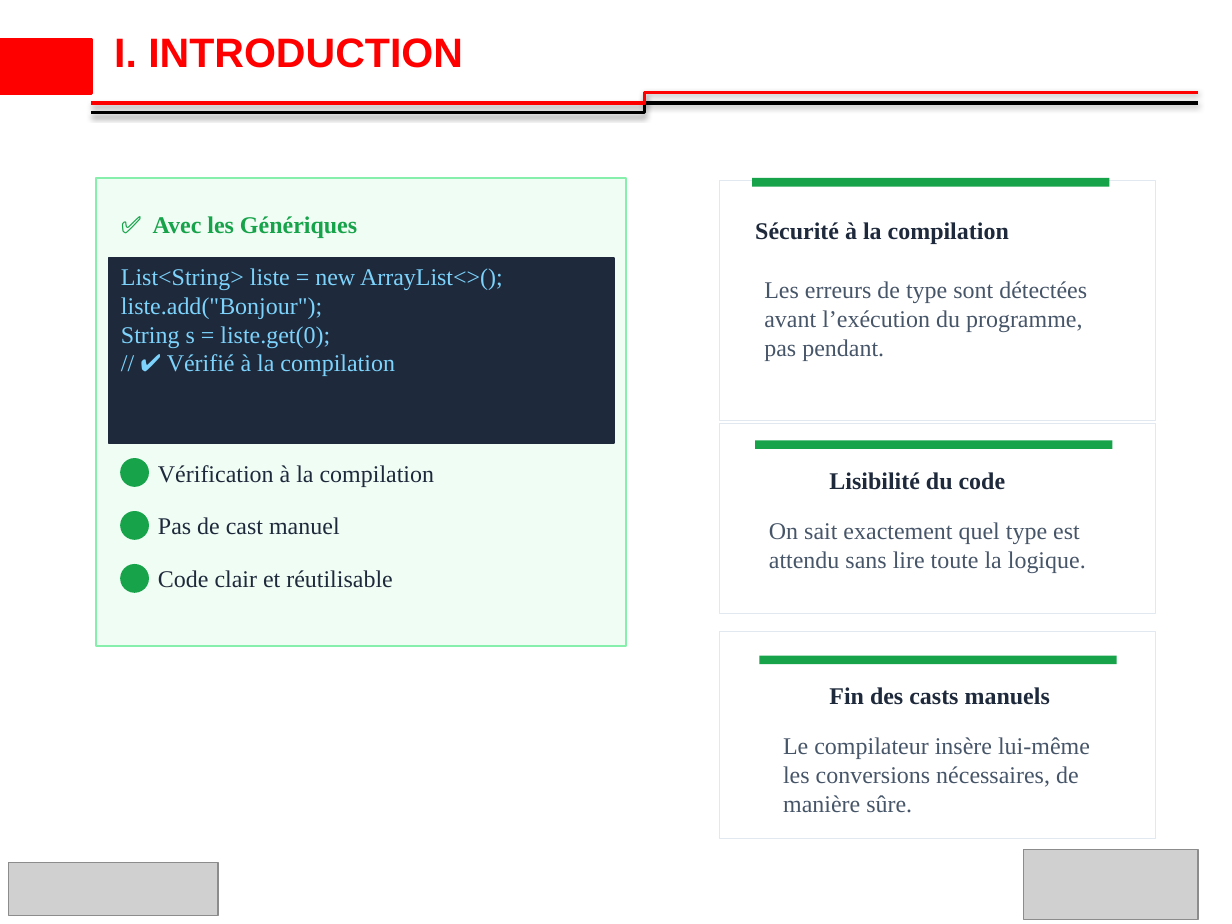
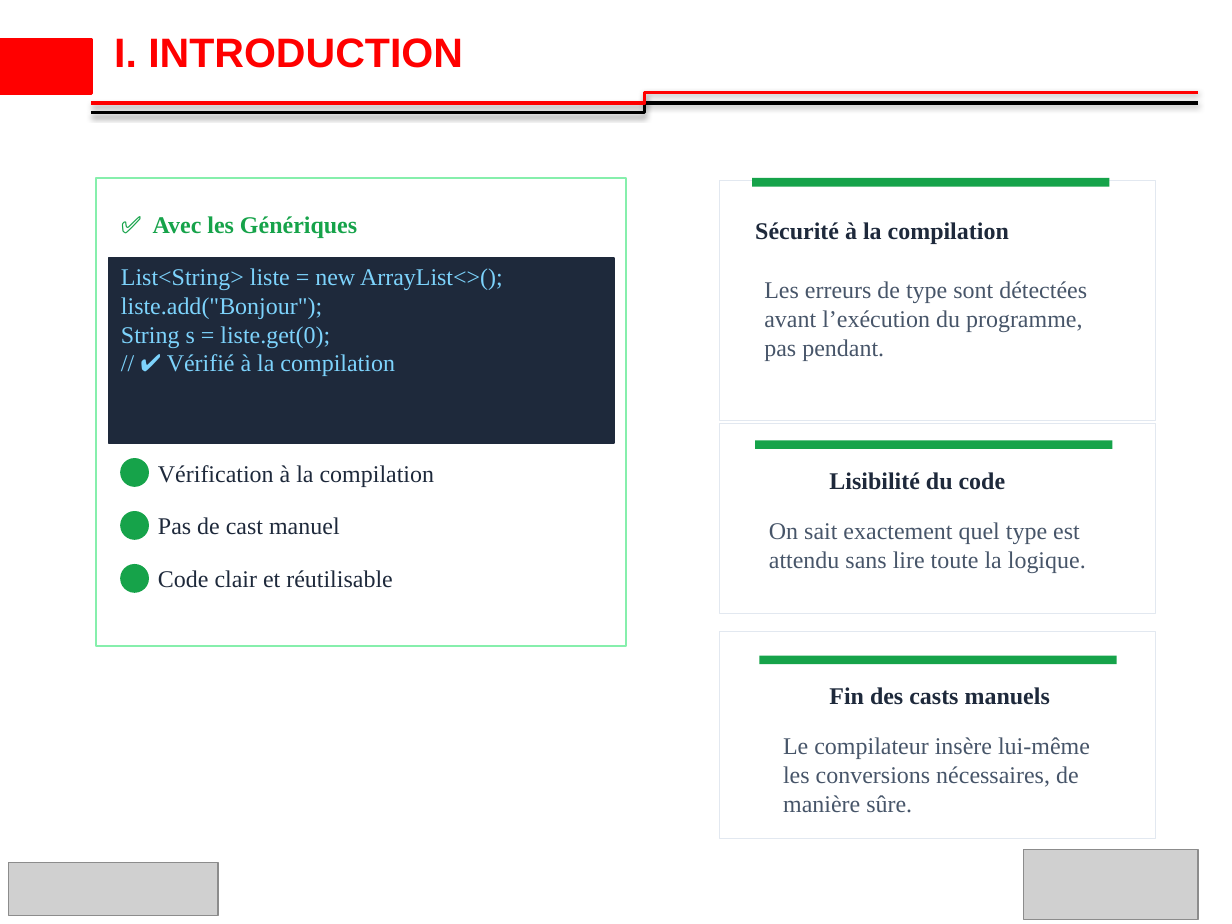
Before and after one commit to ibrahimsava/Osis-training-in-java, a slide deck: slide 4 of osis_presentation_Ibrahim_SAVADOGO_S3.pptx. Drawn at 1232x924 pixels with LibreOffice and Linux fonts; fonts in the diff are those of the drawing; grey boxes stand for pictures; background and template pictures are left out. Boxes give left, top, right and bottom in pixels: in the first picture for what was removed or moved away, otherwise in the second. Text is boxed around its words. In the diff, an @@ line names an element or a change of style, - is before the commit and + after.

```diff
--- a/osis_presentation_Ibrahim_SAVADOGO_S3.pptx
+++ b/osis_presentation_Ibrahim_SAVADOGO_S3.pptx
@@ rectangle at <box>96,177,626,646</box>: fill #F0FDF4 to #FFFFFF @@
```
Also in this commit, not shown: 8 other slides changed.
